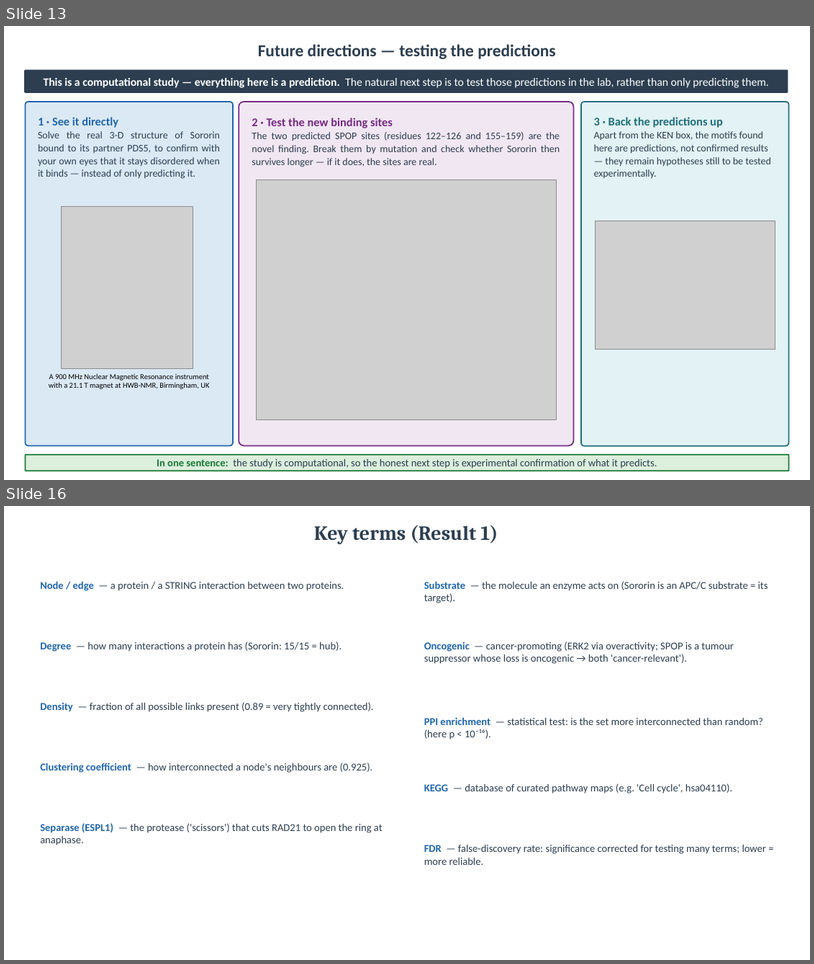
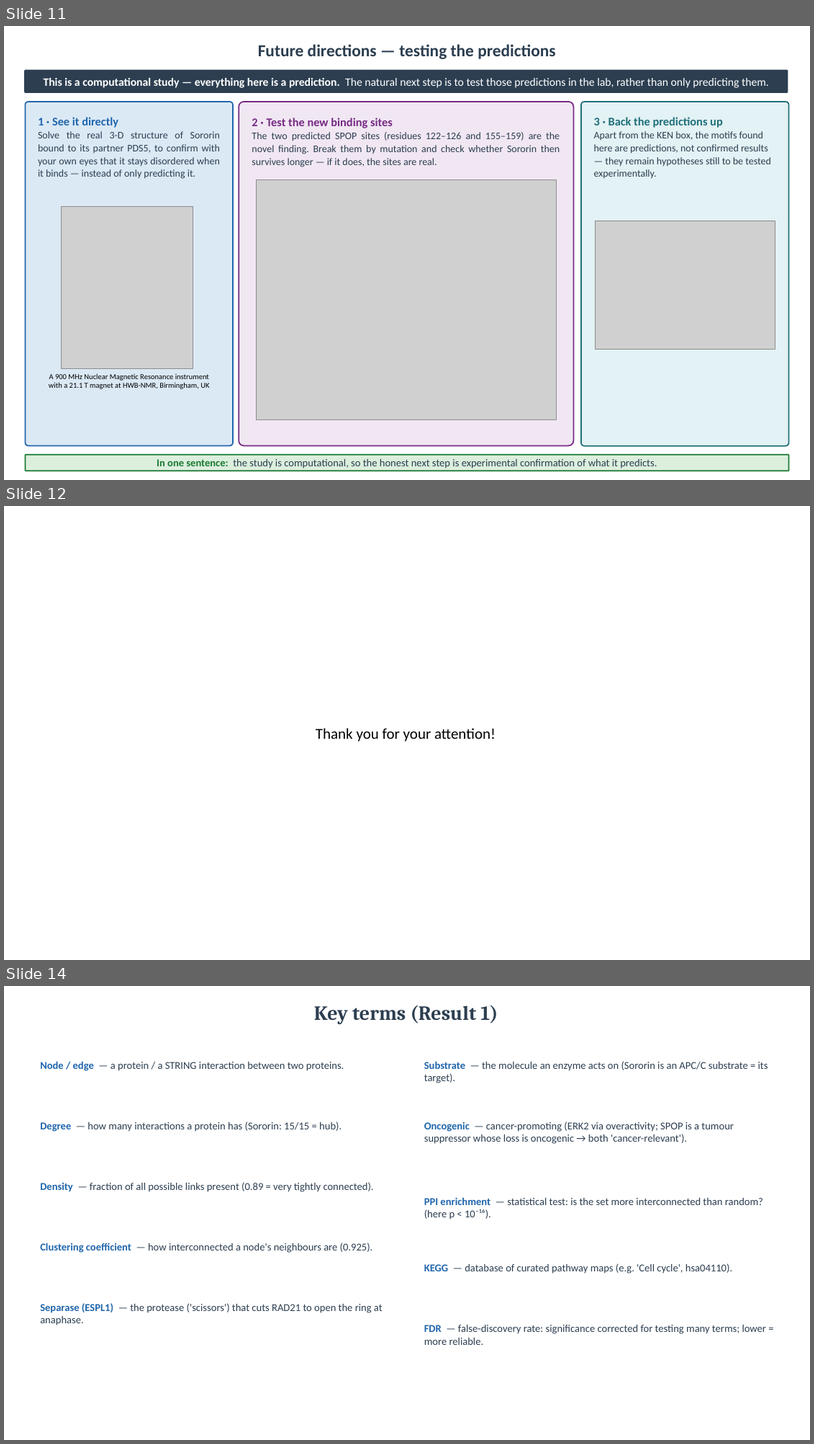
Before and after one commit to amirh0ss3in/Sororin_project, a slide deck: Sororin_mechanism_flowchart.pptx. Shown one above the other, each under a label of ours: slides 13 and 16 before the commit, slides 11, 12 and 14 after it; the slides between them are not shown. The pictures are 814x964 and 814x1444 pixels, drawn with LibreOffice and Linux fonts; fonts in the diff are those of the drawing; grey boxes stand for pictures. Boxes give left, top, right and bottom in pixels: in the first picture for what was removed or moved away, otherwise in the second. Text is boxed around its words. In the diff, an @@ line names an element or a change of style, - is before the commit and + after.

```diff
--- a/Sororin_mechanism_flowchart.pptx
+++ b/Sororin_mechanism_flowchart.pptx
@@ slide 12 added at (4,506,810,960), background #FFFFFF @@
@@ text added at (316,728,496,741), 18 pt, text #000000 @@
+Thank you for your attention!
@@ what was slide 13 is now slide 11 @@
@@ what was slide 16 is now slide 14 @@
```
Also in this commit, not shown: 7 slides changed, 1 slide removed, 1 other file.
